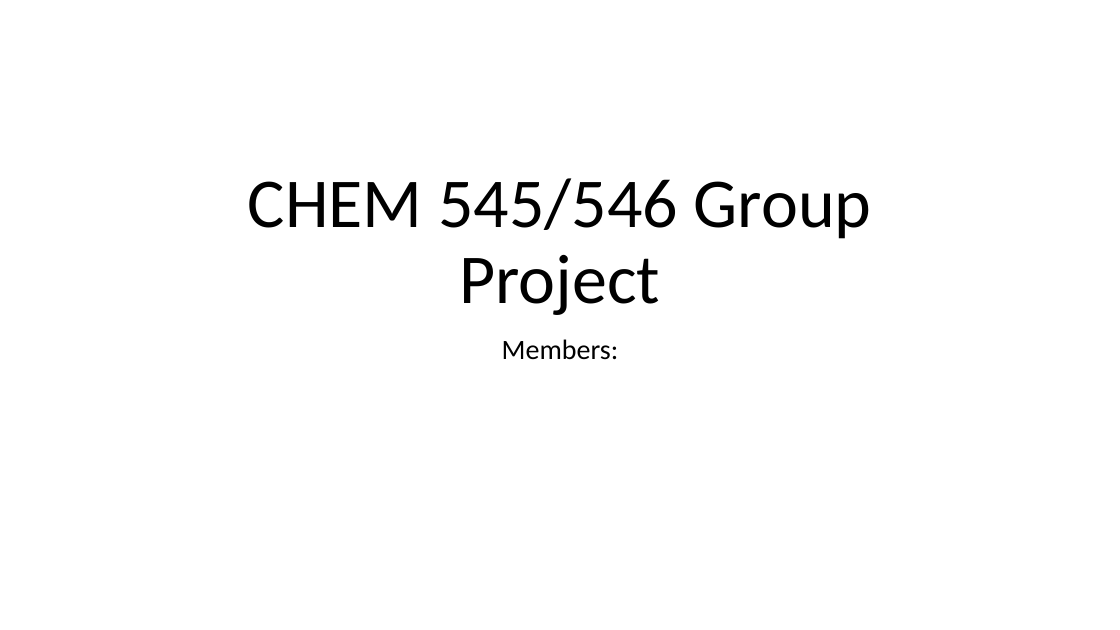
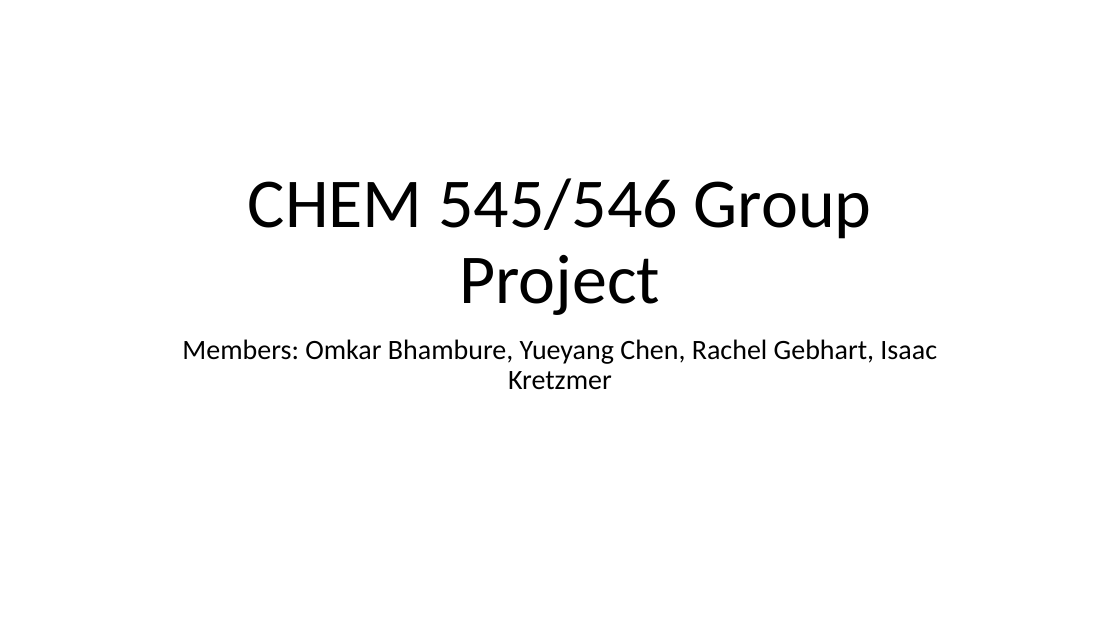
Before and after one commit to rgebhart/nanoBALLS, a slide deck: slide 1 of TechReview_Presentation.pptx. Drawn at 1120x630 pixels with LibreOffice and Linux fonts; fonts in the diff are those of the drawing. Boxes give left, top, right and bottom in pixels: in the first picture for what was removed or moved away, otherwise in the second. Text is boxed around its words. In the diff, an @@ line names an element or a change of style, - is before the commit and + after.

Commit message:
Names are probably good things to have on here...

```diff
--- a/TechReview_Presentation.pptx
+++ b/TechReview_Presentation.pptx
@@ subtitle at [182,339,937,390]: text changed @@
-Members:
+Members: Omkar Bhambure, Yueyang Chen, Rachel Gebhart, Isaac Kretzmer
```
